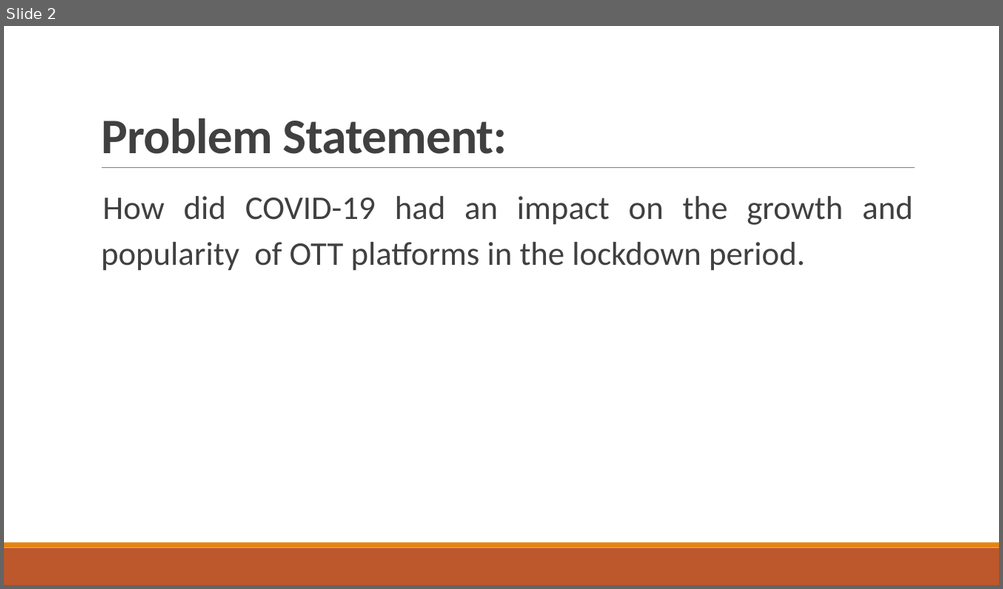
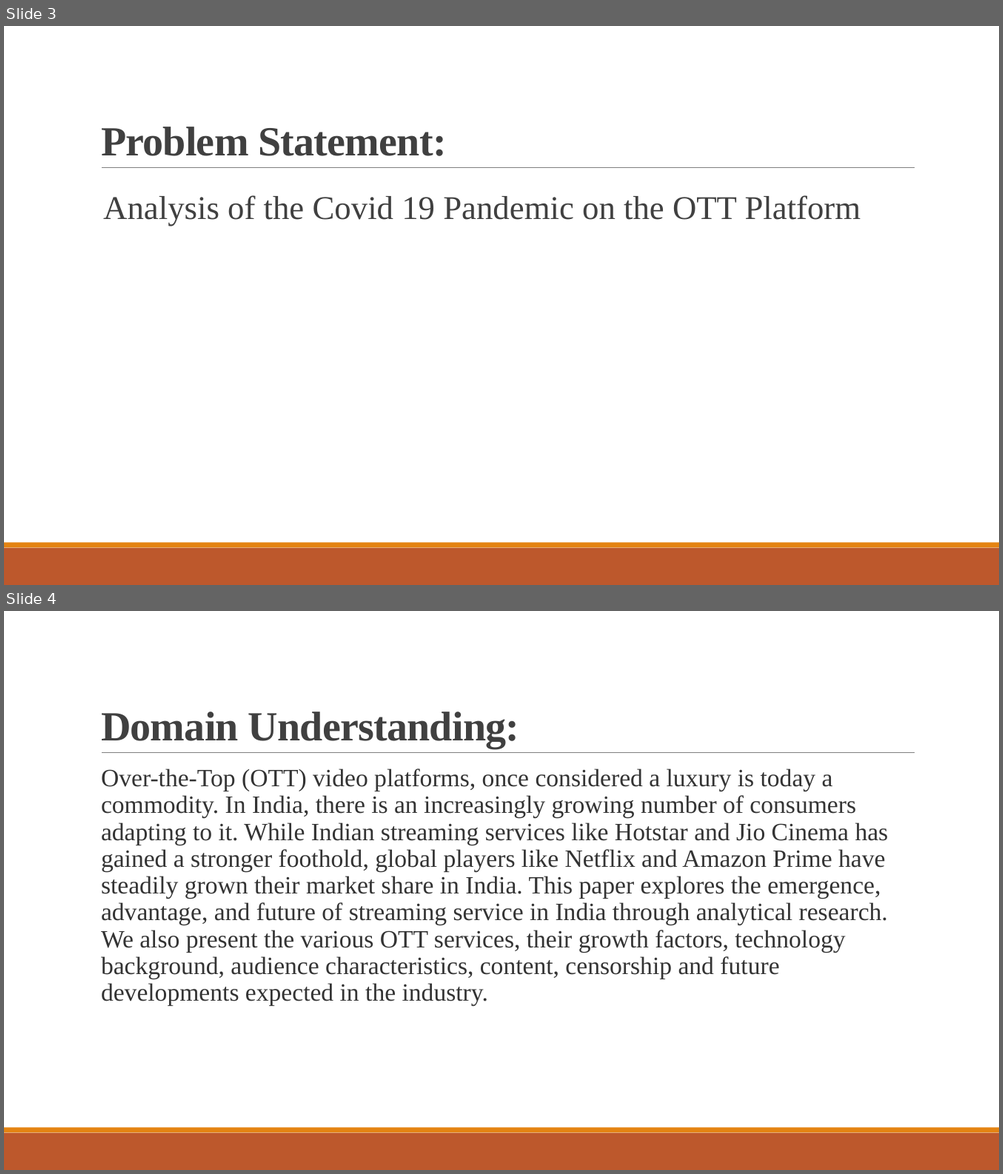
Before and after one commit to Yajas2913/Data-analysis-on-OTT-Platform, a slide deck: EDA_ppt.pptx. Shown one above the other, each under a label of ours: slide 2 before the commit, slides 3 and 4 after it. The pictures are 1003x589 and 1003x1174 pixels, drawn with LibreOffice and Linux fonts; fonts in the diff are those of the drawing. Boxes give left, top, right and bottom in pixels: in the first picture for what was removed or moved away, otherwise in the second. Text is boxed around its words. In the diff, an @@ line names an element or a change of style, - is before the commit and + after.

```diff
--- a/EDA_ppt.pptx
+++ b/EDA_ppt.pptx
@@ slide 4 added at box(4, 611, 999, 1170), background #FFFFFF; not listed: 3 template elements that a slide beside it also shows @@
@@ title added at box(101, 712, 520, 748), 40 pt, text #404040, bold @@
+Domain Understanding:
@@ text added at box(101, 769, 888, 1006), 24 pt, text #333333 @@
+  Over-the-Top (OTT) video platforms, once considered a luxury is today a commodity. In India, there is an increasingly growing number of consumers adapting to it. While Indian streaming services like Hotstar and Jio Cinema has gained a stronger foothold, global players like Netflix and Amazon Prime have steadily grown their market share in India. This paper explores the emergence, advantage, and future of streaming service in India through analytical research. We also present the various OTT services, their growth factors, technology background, audience characteristics, content, censorship and future developments expected in the industry.
@@ what was slide 2 is now slide 3 @@
@@ slide 3 changed as well @@
@@ title "Problem Statement:" at box(101, 127, 447, 156): size 48 to 40 pt, font Calibri to Times New Roman @@
@@ text at box(103, 195, 861, 226): text changed; font Calibri to Times New Roman @@
-  How did COVID-19 had an impact on the growth and popularity of OTT platforms in the lockdown period.
+  Analysis of the Covid 19 Pandemic on the OTT Platform
```
Also in this commit, not shown: 13 other slides changed, 2 other slides added, 10 other files.
